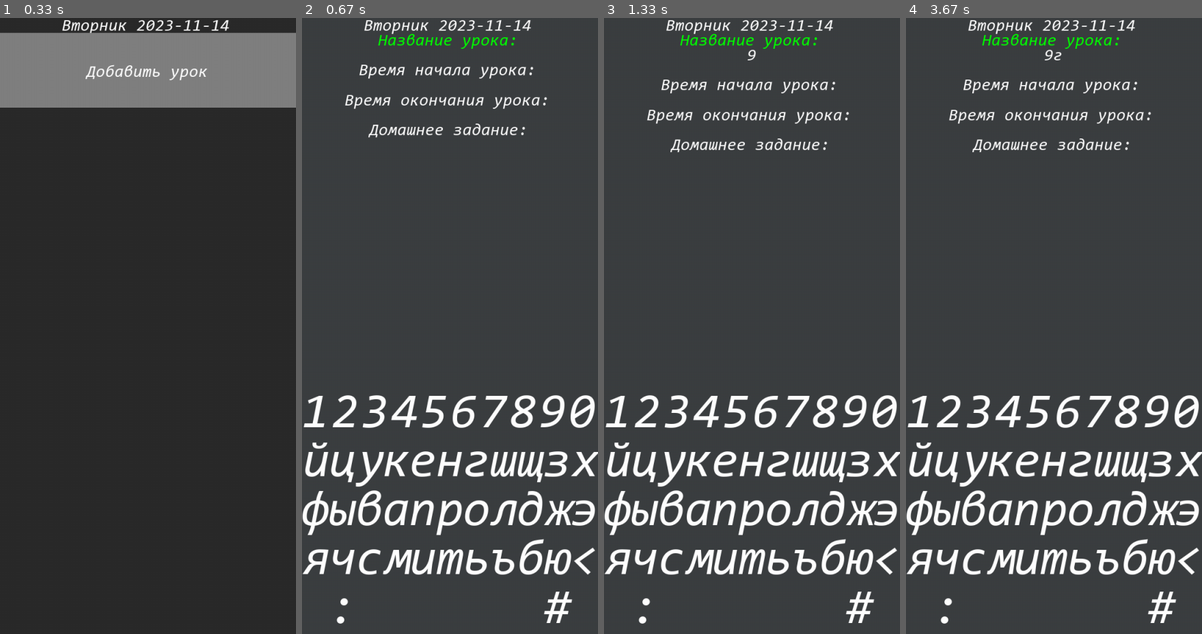
Above: before the commit, frames 1-4 (left to right).
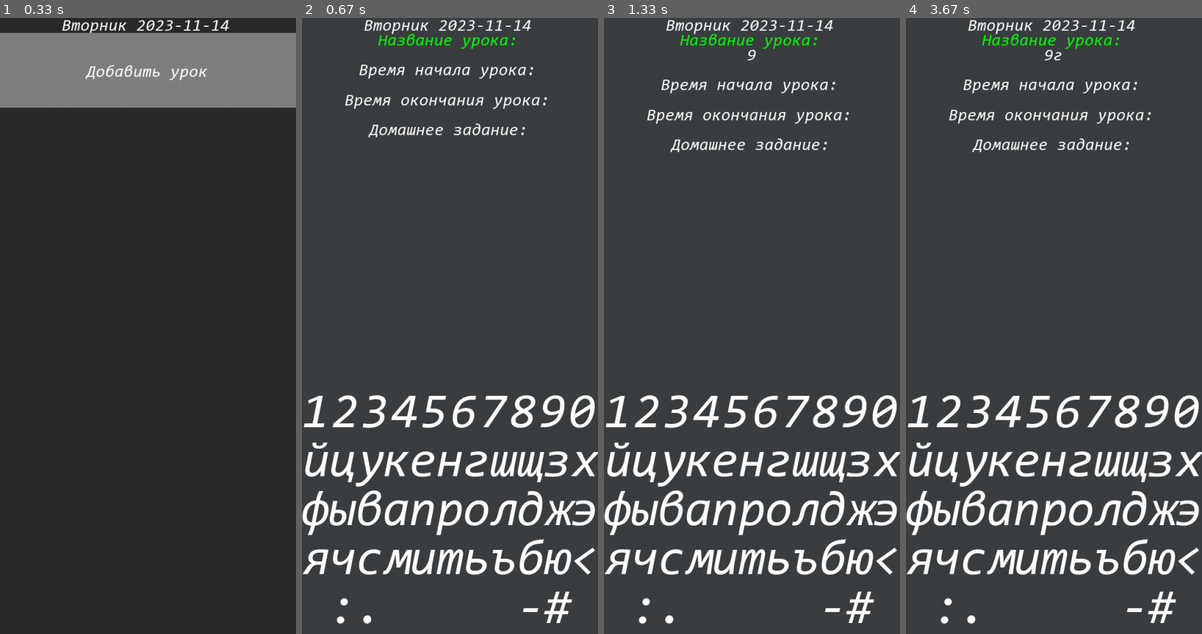
Above: after the commit, the same moments.

Repository: MR-Geri/diary
Game: pygame game, started from main.py
The game is run twice, just before and just after one commit, with the same random seed, the same clock (stepped at 60 frames per second) and the same inputs.
Inputs (mouse positions are in pixels of both pictures, inside the frame that each line leads up to):
- Up to frame 1 (0.33 s): no input
- Up to frame 2 (0.67 s): click "Название урока:" at 0.38 s
- Up to frame 3 (1.33 s): click (855, 399) at 0.85 s; press the mouse at (855, 399) at 1.2 s; move the mouse to (784, 295) at 1.3 s
- Up to frame 4 (3.67 s): release the mouse at (1012, 196) at 1.43 s; move the mouse to (1130, 91) at 1.87 s; click (1130, 91) at 2.22 s; move the mouse to (1083, 455) at 2.7 s; click (1083, 455) at 3.12 s

Frame 1 is identical in both runs. In frame 2, less than 0.1% of the frame differs, in the area x 20-80%, y 95-99%; in frame 3, less than 0.1%; in frame 4, less than 0.1%.

Commit message:
Правки интерфейса

Diff:
--- a/data/data.json
+++ b/data/data.json
@@ -32,7 +32,7 @@
         "lesson": "\u0440\u043e\u0434\u043d\u043e\u0439 \u044f\u0437\u044b\u043a",
         "time_start": "10:50",
         "time_finish": "11:30",
-        "task": ""
+        "task": "\u043a\u0435\u043d"
       },
       {
         "lesson": "\u043b\u0438\u0442\u0435\u0440\u0430\u0442\u0443\u0440\u0430",
--- a/main.py
+++ b/main.py
@@ -1,3 +1,5 @@
+import time
+
 import pygame
 import json
 import datetime
@@ -48,7 +50,7 @@
         #
         self.last_click = 0
         self.text_keyboard = ''
-        self.keys = ['1234567890', 'йцукенгшщзх', 'фывапролджэ', 'ячсмитьъбю<', ' :       # ']
+        self.keys = ['1234567890', 'йцукенгшщзх', 'фывапролджэ', 'ячсмитьъбю<', ' :.     -# ']
         self.cards_flag = True
         self.add_task_flag = False
         self.keyboard_flag = False
@@ -125,7 +127,7 @@
                 self.card_click_num = i
         if len(self.file[self.day]["lessons"]) < 8:
             y = self.cards_y0 + self.card_height * len(self.file[self.day]["lessons"])
-            if y < pos[1] < y + self.card_height:
+            if y < pos[1] < y + self.card_height and self.last_click == 1 and click == 0:
                 #
                 self.name_lesson_flag = True
                 self.time_start_flag = True
@@ -171,6 +173,10 @@
                 self.add_task_flag = False
                 self.add_lesson_flag = False
                 self.keyboard_flag = False
+                self.name_lesson_flag = False
+                self.time_start_flag = False
+                self.time_finish_flag = False
+                self.dz_flag = False
             elif pos[0] - self.swype_pos[0] < 0 and\
                     abs(pos[0] - self.swype_pos[0]) >= width * (1/4) and self.cards_flag:
                 self.day += 1
